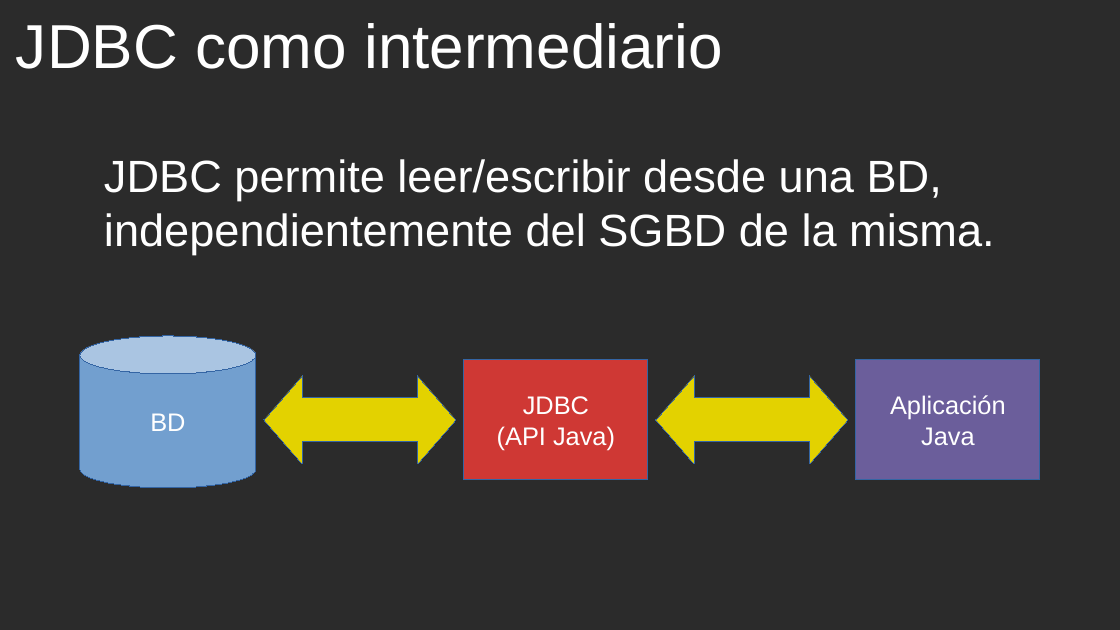
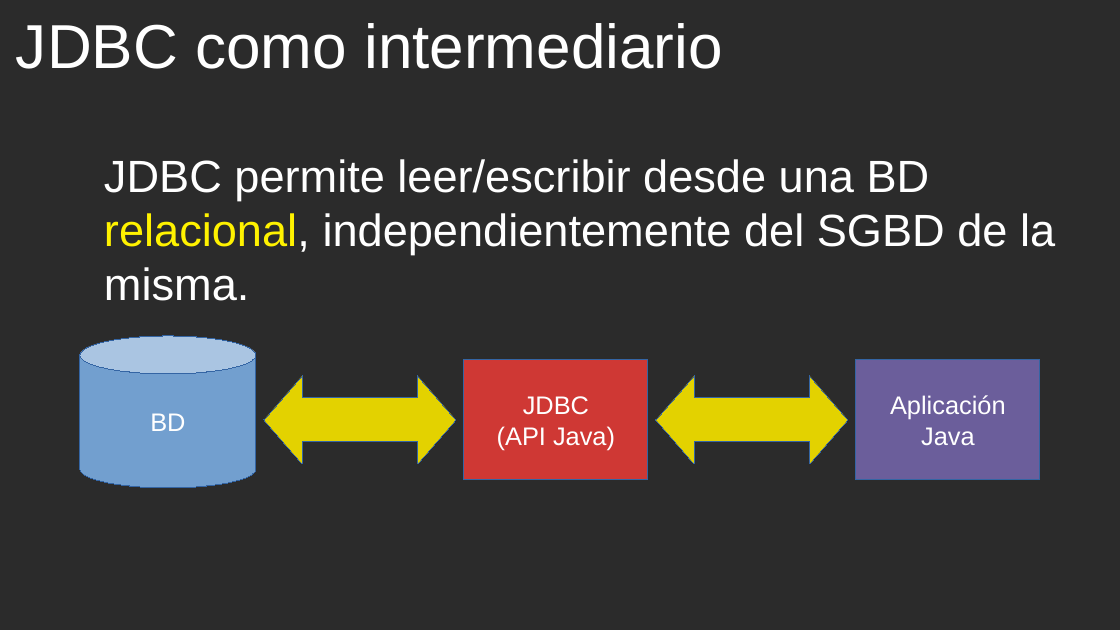
Before and after one commit to cmorenoruiz/ApuntesProgramacion, a slide deck: slide 14 of Unidad 13 Acceso a Bases de Datos/Acceso a BD Presentación para clase.odp. Drawn at 1120x630 pixels with LibreOffice and Linux fonts; fonts in the diff are those of the drawing; background and template pictures are left out; a plain dark background stands for a picture behind light text. Boxes give left, top, right and bottom in pixels: in the first picture for what was removed or moved away, otherwise in the second. Text is boxed around its words. In the diff, an @@ line names an element or a change of style, - is before the commit and + after.

```diff
--- a/Unidad 13 Acceso a Bases de Datos/Acceso a BD Presentación para clase.odp
+++ b/Unidad 13 Acceso a Bases de Datos/Acceso a BD Presentación para clase.odp
@@ text at bbox=[104, 159, 1055, 301]: text changed @@
-JDBC permite leer/escribir desde una BD, independientemente del SGBD de la misma.
+JDBC permite leer/escribir desde una BD relacional, independientemente del SGBD de la misma.
```
Also in this commit, not shown: 4 other slides changed, 7 slides added, 3 other files.
